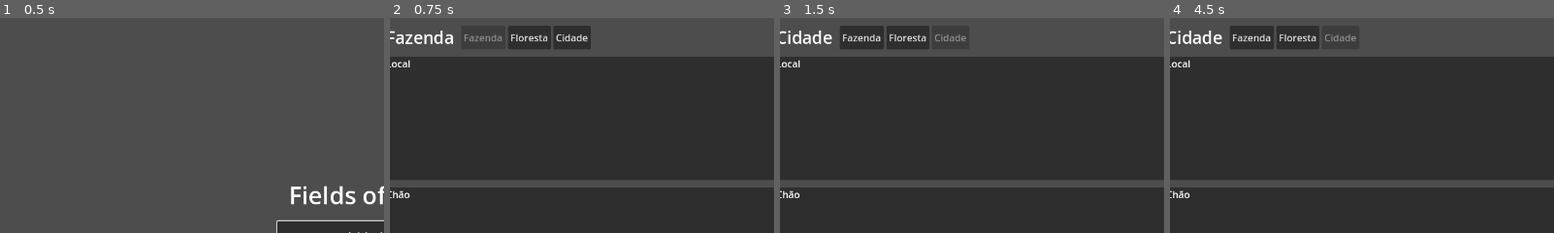
Above: before the commit, frames 1-4 (left to right).
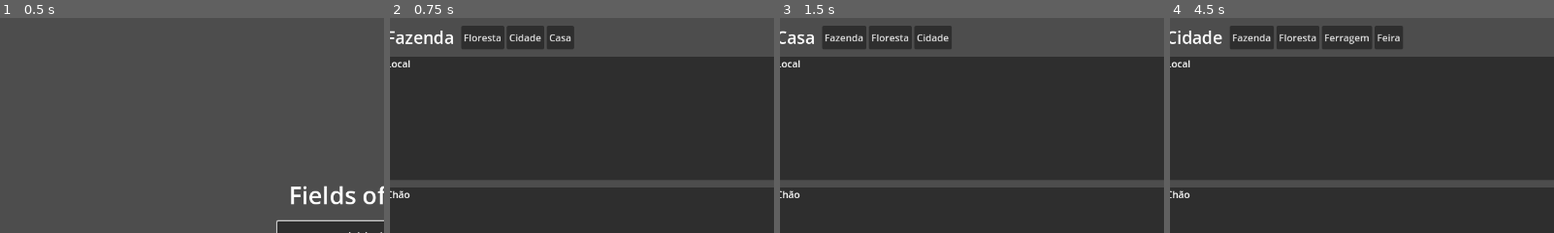
Above: after the commit, the same moments.

Repository: witoreel/fields-of-cards
Game: Godot game, scene res://ui/main_menu.tscn
Same seed, same stepped clock (60 frames per second), same inputs: the game is played once before the commit and once after it.
Inputs (mouse positions are % of the whole screen's width and height, from its top left):
- Up to frame 1 (0.5 s): no input
- Up to frame 2 (0.75 s): click "Iniciar jogo" at 0.5 s
- Up to frame 3 (1.5 s): click (23, 5) at 1.25 s, where only the run after the commit has a clickable "Casa"
- Up to frame 4 (4.5 s): click "Fazenda" at 2 s; click "Floresta" at 2.75 s; click "Fazenda" at 3.5 s; click "Cidade" at 4.25 s
The pictures show only the part of the screen within x 1-51%, y 0-50%; the shares and areas given below are measured in that part.

Frame 1 is identical in both runs. In frame 2, 1.0% of the frame differs, in the area x 19-53%, y 3-15%; in frame 3, 1.6%, in the area x 2-49%, y 3-15%; in frame 4, 1.3%.

Commit message:
Adiciona locais aninhados e destinos de navegação (feature 4, L1-L6, L8)
Co-Authored-By: Claude Sonnet 5.5 <noreply@anthropic.com>

Diff:
--- a/src/core/game_state.gd
+++ b/src/core/game_state.gd
@@ -23,6 +23,16 @@
 	&"fazenda": "Fazenda",
 	&"floresta": "Floresta",
 	&"cidade": "Cidade",
+	&"casa": "Casa",
+	&"ferragem": "Ferragem",
+	&"feira": "Feira",
+}
+## Local onde cada local fica (L4, L6, L8). Sem entrada = primeiro nível.
+## A casa fica dentro da fazenda; as lojas e a feira, dentro da cidade.
+const LOCATION_PARENTS := {
+	&"casa": &"fazenda",
+	&"ferragem": &"cidade",
+	&"feira": &"cidade",
 }
 
 ## Emitido ao chegar a um local (SV2 liga o autosave a ele).
@@ -87,8 +97,8 @@
 	return out
 
 
-## Veículo é um local que tem uma localização dentro de outro local (L8).
-func add_vehicle_location(id: StringName, display_name: String, parent: StringName) -> bool:
+## Cria um local dentro de outro: veículo (L8) ou construído com nome (L6).
+func add_location(id: StringName, display_name: String, parent: StringName) -> bool:
 	if has_location(id) or not has_location(parent):
 		return false
 	extra_locations[String(id)] = {"name": display_name, "parent": String(parent)}
@@ -99,9 +109,35 @@
 
 ## Local onde o local está (L8), ou &"" se for um local de primeiro nível.
 func parent_of(id: StringName) -> StringName:
+	if LOCATION_PARENTS.has(id):
+		return LOCATION_PARENTS[id]
 	if extra_locations.has(String(id)):
 		return StringName(extra_locations[String(id)]["parent"])
 	return &""
+
+
+## Locais que ficam dentro de `id`.
+func children_of(id: StringName) -> Array[StringName]:
+	var out: Array[StringName] = []
+	for c in location_ids():
+		if parent_of(c) == id:
+			out.append(c)
+	return out
+
+
+## Para onde dá para ir daqui (US-4.1, US-4.4): os locais de primeiro nível,
+## o que fica dentro do local atual, o que divide o mesmo pai e o próprio pai.
+## Escolher a ferragem estando na cidade não exige voltar ao mapa.
+func destinations() -> Array[StringName]:
+	var out: Array[StringName] = []
+	var parent := parent_of(current_location)
+	for id in location_ids():
+		if id == current_location:
+			continue
+		var p := parent_of(id)
+		if p == &"" or p == current_location or id == parent or (parent != &"" and p == parent):
+			out.append(id)
+	return out
 
 
 ## Comando: anda para um local. Devolve falso se o local não existe.
--- a/tests/check_areas.gd
+++ b/tests/check_areas.gd
@@ -63,10 +63,10 @@
 	_check(s.area_cards(GameState.LOCATION) == s.cards_at(&"floresta"), "local mudou")
 
 	# US-20.8: veículo é um local dentro de outro (L8)
-	_check(s.add_vehicle_location(&"carroca", "Carroça", &"fazenda"), "cria veículo")
+	_check(s.add_location(&"carroca", "Carroça", &"fazenda"), "cria veículo")
 	_check(s.parent_of(&"carroca") == &"fazenda", "veículo está na fazenda")
-	_check(not s.add_vehicle_location(&"carroca", "x", &"fazenda"), "id repetido")
-	_check(not s.add_vehicle_location(&"v2", "x", &"lua"), "pai inexistente")
+	_check(not s.add_location(&"carroca", "x", &"fazenda"), "id repetido")
+	_check(not s.add_location(&"v2", "x", &"lua"), "pai inexistente")
 	var cart := s.spawn(&"carroca", GameState.LOCATION)
 	_check(s.move_card(cart["uid"], GameState.HAND), "carta do veículo vai para a mão (AR9)")
 
--- /dev/null
+++ b/tests/check_locations.gd
@@ -0,0 +1,61 @@
+extends CheckBase
+## Feature 4: locais navegáveis (L1-L6, L8, L3).
+## godot --headless --path . -s tests/check_locations.gd
+
+
+func _initialize() -> void:
+	label = "Verificações de locais"
+	var s := GameState.new_game(1)
+
+	# US-4.3: locais iniciais
+	for id in [&"fazenda", &"floresta", &"cidade", &"casa", &"ferragem", &"feira"]:
+		_check(s.has_location(id), "existe: %s" % id)
+	_check(s.current_location == &"fazenda", "começa na fazenda")
+	_check(s.parent_of(&"casa") == &"fazenda", "a casa fica dentro da fazenda")
+	_check(s.parent_of(&"ferragem") == &"cidade" and s.parent_of(&"feira") == &"cidade", "lojas e feira na cidade")
+	_check(s.parent_of(&"cidade") == &"", "cidade é de primeiro nível")
+	_check(s.children_of(&"cidade").size() == 2, "cidade tem duas filhas")
+
+	# US-3.2/4.1: cada local tem a sua lista, e viajar muda onde estou
+	_check(s.cards.has("casa") and s.stages.has("feira"), "cada local tem cartas e chão")
+	var dests := s.destinations()
+	_check(dests.has(&"floresta") and dests.has(&"cidade") and dests.has(&"casa"), "da fazenda: floresta, cidade e casa")
+	_check(not dests.has(&"ferragem") and not dests.has(&"fazenda"), "da fazenda não aparece a ferragem nem ela mesma")
+	_check(s.travel_to(&"cidade"), "vai à cidade")
+	dests = s.destinations()
+	_check(dests.has(&"ferragem") and dests.has(&"feira"), "na cidade: ferragem e feira (US-4.4)")
+	_check(s.travel_to(&"ferragem"), "entra na ferragem")
+	dests = s.destinations()
+	_check(dests.has(&"feira") and dests.has(&"cidade") and dests.has(&"fazenda"), "da ferragem: a feira, a cidade e o resto")
+	_check(not dests.has(&"casa"), "da ferragem não se vai direto à casa")
+
+	# US-4.2: itens levados na mochila e na mão acompanham; o resto fica
+	s.travel_to(&"fazenda")
+	s.select_card(s.hand[0]["uid"]) # abre a mochila
+	var hoe := s.spawn(&"enxada", GameState.LOCATION)
+	var seed_card := s.spawn(&"semente", GameState.LOCATION)
+	var water := s.spawn(&"regador", GameState.LOCATION)
+	s.move_card(hoe["uid"], GameState.BACKPACK)
+	s.move_card(water["uid"], GameState.HAND)
+	s.travel_to(&"floresta")
+	_check(s.backpack.size() == 1 and s.backpack[0]["uid"] == hoe["uid"], "mochila vem junto")
+	_check(s.hand.any(func(c: Dictionary) -> bool: return c["uid"] == water["uid"]), "mão vem junto")
+	_check(s.cards_at(&"floresta").is_empty(), "a floresta não tem a semente")
+	s.travel_to(&"fazenda")
+	_check(s.cards_at(&"fazenda").size() == 1 and s.cards_at(&"fazenda")[0]["uid"] == seed_card["uid"], "o que não foi levado ficou")
+	# Largar na floresta e voltar
+	s.travel_to(&"floresta")
+	s.move_card(hoe["uid"], GameState.STAGE)
+	s.travel_to(&"fazenda")
+	_check(s.backpack.is_empty(), "o que foi largado não vem junto")
+	s.travel_to(&"floresta")
+	_check(s.stages["floresta"].size() == 1, "largado fica no chão da floresta")
+
+	# US-4.6: construído com nome, dentro da fazenda
+	_check(s.add_location(&"galinheiro_1", "Galinheiro do Zé", &"fazenda"), "cria galinheiro com nome")
+	s.travel_to(&"fazenda")
+	_check(s.destinations().has(&"galinheiro_1") and s.location_name(&"galinheiro_1") == "Galinheiro do Zé", "aparece com o nome")
+	var r := GameState.from_dict(JSON.parse_string(JSON.stringify(s.to_dict())))
+	_check(r.location_name(&"galinheiro_1") == "Galinheiro do Zé" and r.parent_of(&"galinheiro_1") == &"fazenda", "construído sobrevive ao save")
+	_check(r.cards.has("casa"), "locais fixos sobrevivem ao save")
+	_finish()
--- a/ui/game_placeholder.gd
+++ b/ui/game_placeholder.gd
@@ -70,10 +70,9 @@
 	for child in _travel_box.get_children():
 		_travel_box.remove_child(child)
 		child.queue_free()
-	for id in state.location_ids():
+	for id in state.destinations():
 		var b := Button.new()
 		b.text = state.location_name(id)
-		b.disabled = id == state.current_location
 		b.pressed.connect(func() -> void: GameSession.state.travel_to(id))
 		_travel_box.add_child(b)
 	for area in _views:
Not shown, added: tests/check_locations.gd.uid
